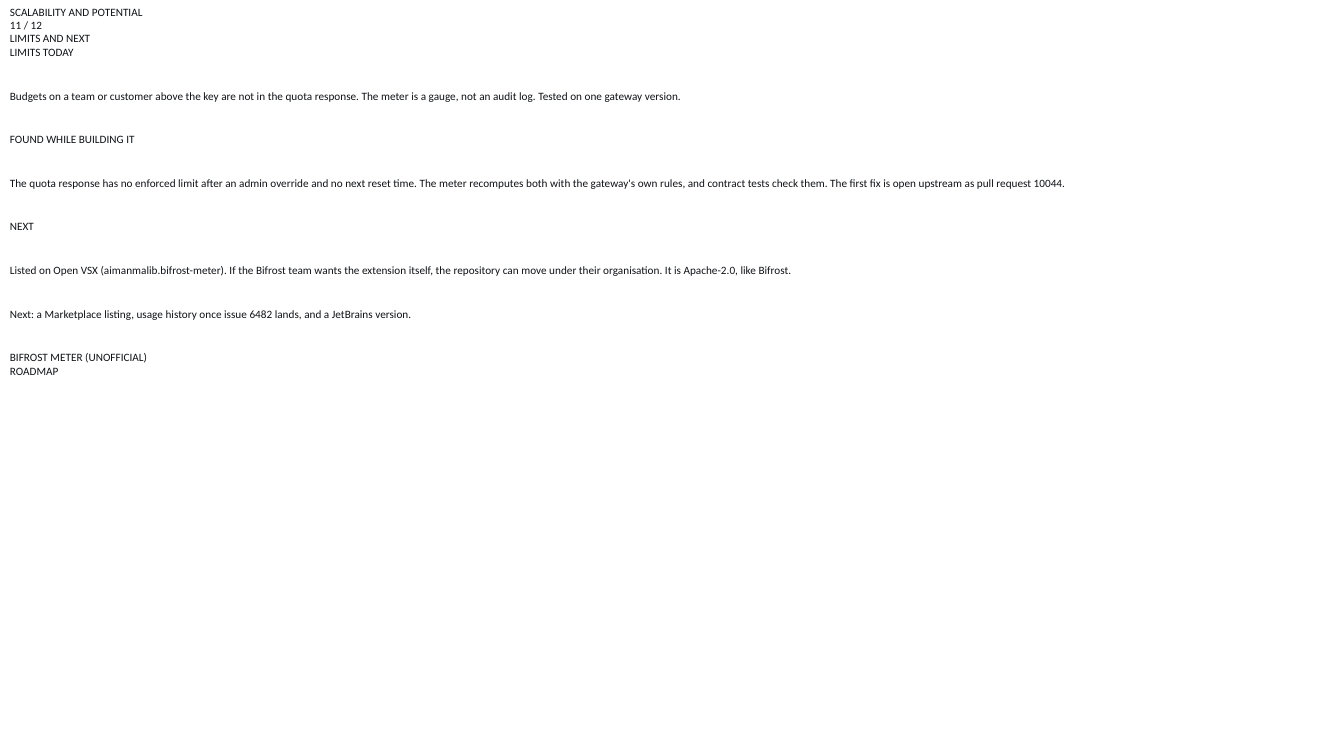
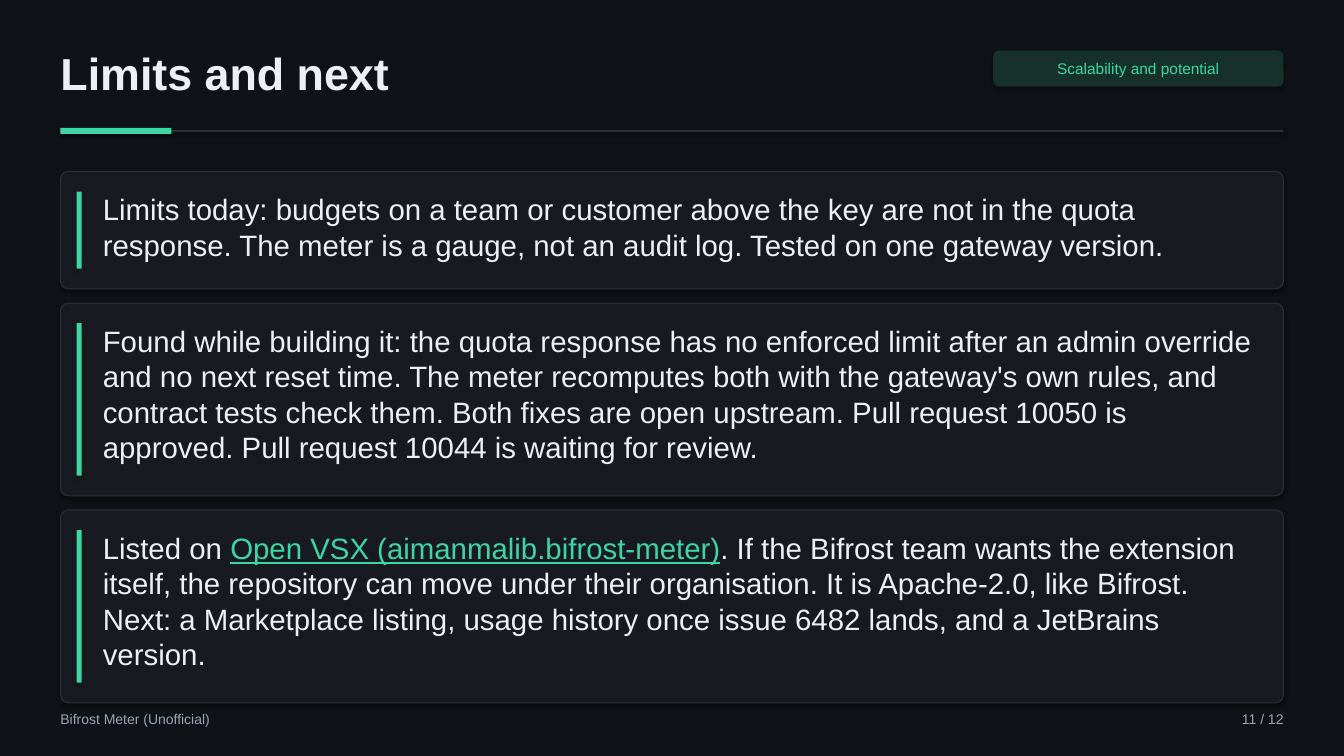
Before and after one commit to aimanmalib/bifrost-meter, a slide deck: slide 11 of deck/bifrost-meter.pptx. Drawn at 1344x756 pixels with LibreOffice and Linux fonts; fonts in the diff are those of the drawing; background and template pictures are left out. Boxes give left, top, right and bottom in pixels: in the first picture for what was removed or moved away, otherwise in the second. Text is boxed around its words. In the diff, an @@ line names an element or a change of style, - is before the commit and + after.

```diff
--- a/deck/bifrost-meter.pptx
+++ b/deck/bifrost-meter.pptx
@@ background picture (left out) to #0F1216 @@
@@ text added at (x1=60, y1=57, x2=389, y2=91), 32 pt, text #ECEFF3, bold @@
+Limits and next
@@ rounded rectangle added at (x1=993, y1=50, x2=1284, y2=87), fill #16302A, 11 pt, text #3DD6A3 @@
+Scalability and potential
@@ line added from (60, 131) to (1284, 131), #2B313B 1 pt @@
@@ rectangle added at (x1=60, y1=128, x2=171, y2=134), fill #3DD6A3 @@
@@ rounded rectangle added at (x1=60, y1=171, x2=1284, y2=289), fill #171B21, outline #2B313B 0.75 pt @@
@@ rectangle added at (x1=77, y1=192, x2=82, y2=269), fill #3DD6A3 @@
@@ text added at (x1=103, y1=198, x2=1163, y2=262), 21 pt, text #ECEFF3 @@
+Limits today: budgets on a team or customer above the key are not in the quota response. The meter is a gauge, not an audit log. Tested on one gateway version.
@@ rounded rectangle added at (x1=60, y1=303, x2=1284, y2=496), fill #171B21, outline #2B313B 0.75 pt @@
@@ rectangle added at (x1=77, y1=324, x2=82, y2=476), fill #3DD6A3 @@
@@ text at (x1=103, y1=330, x2=1251, y2=464): text changed; size 8 to 21 pt; font Calibri to Arial; text colour #0F1216 to #ECEFF3 @@
-SCALABILITY AND POTENTIAL
-11 / 12
-LIMITS AND NEXT
-LIMITS TODAY
-Budgets on a team or customer above the key are not in the quota response. The meter is a gauge, not an audit log. Tested on one gateway version.
-FOUND WHILE BUILDING IT
-The quota response has no enforced limit after an admin override and no next reset time. The meter recomputes both with the gateway's own rules, and contract tests check them. The first fix is open upstream as pull request 10044.
-NEXT
-Listed on Open VSX (aimanmalib.bifrost-meter). If the Bifrost team wants the extension itself, the repository can move under their organisation. It is Apache-2.0, like Bifrost.
-Next: a Marketplace listing, usage history once issue 6482 lands, and a JetBrains version.
-BIFROST METER (UNOFFICIAL)
-ROADMAP
+Found while building it: the quota response has no enforced limit after an admin override and no next reset time. The meter recomputes both with the gateway's own rules, and contract tests check them. Both fixes are open upstream. Pull request 10050 is approved. Pull request 10044 is waiting for review.
@@ rounded rectangle added at (x1=60, y1=510, x2=1284, y2=703), fill #171B21, outline #2B313B 0.75 pt @@
@@ rectangle added at (x1=77, y1=530, x2=82, y2=683), fill #3DD6A3 @@
@@ text added at (x1=103, y1=537, x2=1235, y2=666), 21 pt, text #ECEFF3 @@
+Listed on Open VSX (aimanmalib.bifrost-meter). If the Bifrost team wants the extension itself, the repository can move under their organisation. It is Apache-2.0, like Bifrost. Next: a Marketplace listing, usage history once issue 6482 lands, and a JetBrains version.
@@ text added at (x1=60, y1=714, x2=209, y2=727), 10 pt, text #9BA5B4 @@
+Bifrost Meter (Unofficial)
@@ text added at (x1=1242, y1=714, x2=1284, y2=724), 10 pt, text #9BA5B4 @@
+11 / 12
```
Also in this commit, not shown: 11 other slides changed, 5 other files.
